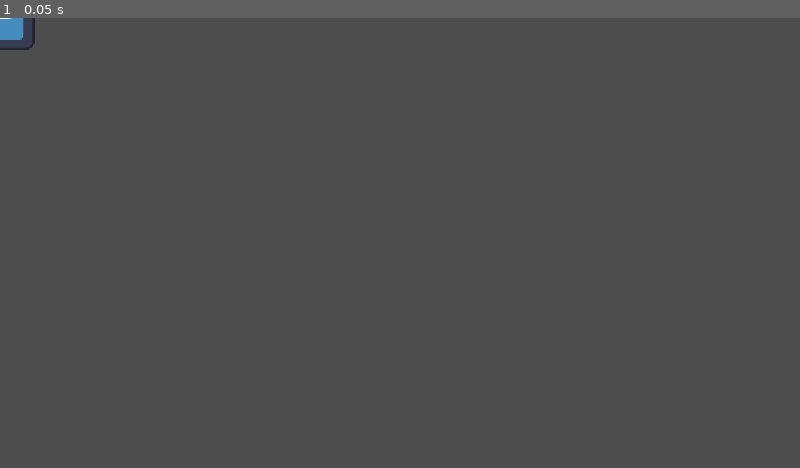
Above: before the commit, frame 1.
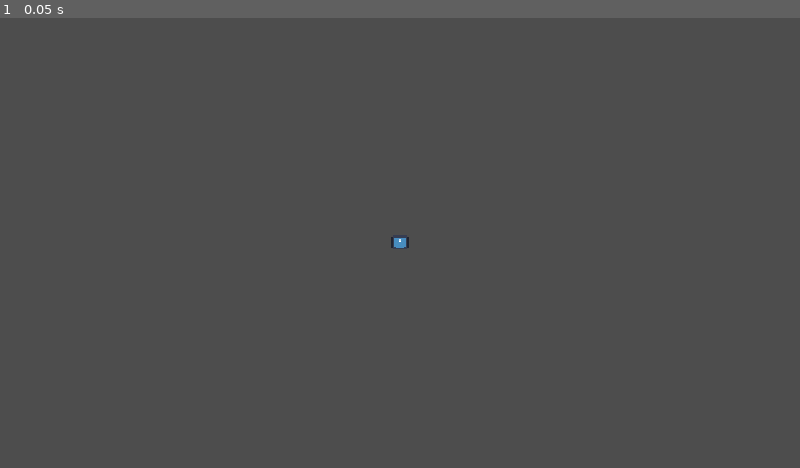
Above: after the commit, the same moment.

Repository: KLADAGA/Hack_Haven_Shooter
Game: Godot game, scene res://node_2d.tscn
Two runs of this game, one before a commit and one after it. Both use one fixed random seed, a clock stepped at 60 frames per second and the inputs below. The engine's default icon, where the game draws it, is replaced by a stand-in: a white triangle on a blue panel in a dark square.
Inputs:
- Up to frame 1 (0.05 s): no input

The runs differ from the first frame. In frame 1, 0.2% of the frame differs, in the area x 0-52%, y 0-52%.

Commit message:
New git commit
My one of the last commits

Diff:
--- a/bullet.tscn
+++ b/bullet.tscn
@@ -1,6 +1,6 @@
 [gd_scene format=3 uid="uid://bj7w1xlqgp5xx"]
 
-[sub_resource type="GDScript" id="GDScript_q0kka"]
+[sub_resource type="GDScript" id="GDScript_80nbo"]
 script/source = "extends CharacterBody2D
 
 
@@ -9,23 +9,14 @@
 
 
 func _physics_process(delta: float) -> void:
-
-	# Get the input direction and handle the movement/deceleration.
-	# As good practice, you should replace UI actions with custom gameplay actions.
-	var direction := Input.get_axis(\"ui_left\", \"ui_right\")
-	if direction:
-		velocity.x = direction * SPEED
-	else:
-		velocity.x = move_toward(velocity.x, 0, SPEED)
-
 	move_and_slide()
 "
 
 [sub_resource type="RectangleShape2D" id="RectangleShape2D_sm3ly"]
 size = Vector2(8, 8)
 
-[node name="Bullet" type="CharacterBody2D" unique_id=595898594]
-script = SubResource("GDScript_q0kka")
+[node name="Bullet" type="CharacterBody2D" unique_id=716853511]
+script = SubResource("GDScript_80nbo")
 
 [node name="ColorRect" type="ColorRect" parent="." unique_id=1280123515]
 offset_left = -4.0
--- /dev/null
+++ b/game.tscn
@@ -0,0 +1,99 @@
+[gd_scene format=3 uid="uid://b5pqhet3ob3h1"]
+
+[ext_resource type="PackedScene" uid="uid://c0pq0balvxiws" path="res://node_2d.tscn" id="1_e2o6t"]
+
+[sub_resource type="PhysicsMaterial" id="PhysicsMaterial_sm3ly"]
+rough = true
+bounce = 0.62
+
+[sub_resource type="GDScript" id="GDScript_mwb40"]
+script/source = "extends StaticBody2D
+
+
+# Called when the node enters the scene tree for the first time.
+func _ready() -> void:
+	var player=get_node(\"Player\")  # Replace with function body.
+# Called every frame. 'delta' is the elapsed time since the previous frame.
+func _process(delta: float) -> void:
+
+
+	pass
+"
+
+[sub_resource type="GDScript" id="GDScript_feb5d"]
+script/source = "extends CharacterBody2D
+
+const SPEED = 10.0
+
+var health = 100
+
+func _physics_process(delta: float) -> void:
+	if Input.is_action_pressed(\"left\"):
+		move_local_x(-SPEED)
+	if Input.is_action_pressed(\"right\"):
+		move_local_x(SPEED)
+	if Input.is_action_pressed(\"down\"):
+		move_local_y(SPEED)
+	if Input.is_action_pressed(\"up\"):
+		move_local_y(-SPEED)
+
+	move_and_collide(velocity*delta)
+	if Input.is_action_pressed(\"click\"):
+		var shoot_dir=Vector2.ZERO
+		shoot_dir=get_global_mouse_position()-global_position
+		var bullet = preload(\"res://bullet.tscn\")
+		var newbullet = bullet.instantiate()
+		newbullet.global_position = global_position+shoot_dir.normalized()*50
+		newbullet.velocity=shoot_dir.normalized()*1000
+		get_parent().add_child(newbullet)
+func _on_player_entered_body(_body):
+		hide()
+		health-=1
+	#
+	##if velocity.length()!=0:
+		##velocity=velocity.normalized()*SPEED
+		##$AnimatedSprite2D.play()
+	##else:
+		##$AnimatedSprite2D.stop()
+	##
+	#
+	#move_and_slide()
+
+
+"
+
+[sub_resource type="WorldBoundaryShape2D" id="WorldBoundaryShape2D_q0kka"]
+normal = Vector2(0.99997324, -0.0073124184)
+distance = -574.0817
+
+[sub_resource type="WorldBoundaryShape2D" id="WorldBoundaryShape2D_u2jrr"]
+normal = Vector2(-0.99995565, 0.009415778)
+distance = -581.01953
+
+[sub_resource type="WorldBoundaryShape2D" id="WorldBoundaryShape2D_v20f0"]
+normal = Vector2(0.007967874, 0.9999683)
+distance = -322.18497
+
+[sub_resource type="WorldBoundaryShape2D" id="WorldBoundaryShape2D_3mbc6"]
+distance = -324.0
+
+[node name="Game" type="StaticBody2D" unique_id=872249596]
+disable_mode = 1
+physics_material_override = SubResource("PhysicsMaterial_sm3ly")
+script = SubResource("GDScript_mwb40")
+
+[node name="Player" parent="." unique_id=1998508338 instance=ExtResource("1_e2o6t")]
+script = SubResource("GDScript_feb5d")
+
+[node name="East" type="CollisionShape2D" parent="." unique_id=611062255]
+position = Vector2(0, 1)
+shape = SubResource("WorldBoundaryShape2D_q0kka")
+
+[node name="West" type="CollisionShape2D" parent="." unique_id=1181702021]
+shape = SubResource("WorldBoundaryShape2D_u2jrr")
+
+[node name="North" type="CollisionShape2D" parent="." unique_id=759299821]
+shape = SubResource("WorldBoundaryShape2D_v20f0")
+
+[node name="South" type="CollisionShape2D" parent="." unique_id=2085695473]
+shape = SubResource("WorldBoundaryShape2D_3mbc6")
--- a/node_2d.tscn
+++ b/node_2d.tscn
@@ -8,22 +8,19 @@
 @export var bullet_scene:PackedScene
 
 const SPEED = 10.0
-const JUMP_VELOCITY = -400.0
 
 var health = 100
 
 func _physics_process(delta: float) -> void:
 	if Input.is_action_pressed(\"left\"):
-		position.x -= SPEED
+		move_local_x(-SPEED)
 	if Input.is_action_pressed(\"right\"):
-		position.x += SPEED
+		move_local_x(SPEED)
 	if Input.is_action_pressed(\"down\"):
-		position.y += SPEED
+		move_local_y(SPEED)
 	if Input.is_action_pressed(\"up\"):
-		position.y -= SPEED
-
-	if Input.is_action_pressed(\"click\"):
-		var bullet=bullet_scene.instantiate()
+		move_local_y(-SPEED)
+	move_and_collide(velocity*delta)
 #func _on_player_entered_body(_body):
 	#hide()
 	#hit.emit()
@@ -36,19 +33,25 @@
 	##
 	#
 	#move_and_slide()
+
+
 "
 
 [sub_resource type="RectangleShape2D" id="RectangleShape2D_sm3ly"]
-size = Vector2(99, 91)
+size = Vector2(24, 22)
 
-[node name="Player" type="CharacterBody2D" unique_id=981198647]
+[node name="Player" type="CharacterBody2D" unique_id=1466786036]
+motion_mode = 1
+safe_margin = 0.001
 script = SubResource("GDScript_q0kka")
 
 [node name="Icon" type="Sprite2D" parent="." unique_id=1847796494]
-position = Vector2(1.9073486e-06, 0)
-scale = Vector2(0.7734375, 0.7109375)
+position = Vector2(3.8146973e-06, -0.9999943)
+scale = Vector2(0.1796875, 0.16796874)
 texture = ExtResource("1_wtcfe")
 
 [node name="CollisionShape2D" type="CollisionShape2D" parent="." unique_id=1523301531]
-position = Vector2(-0.5, 0.5)
+position = Vector2(0, -1)
 shape = SubResource("RectangleShape2D_sm3ly")
+
+[node name="Camera2D" type="Camera2D" parent="." unique_id=2047691503]
--- a/project.godot
+++ b/project.godot
@@ -44,7 +44,7 @@
 }
 click={
 "deadzone": 0.2,
-"events": [Object(InputEventMouseButton,"resource_local_to_s …(202 unchanged characters)… ctor2(0, 0),"factor":1.0,"button_index":2,"canceled":false,"pressed":false,"double_click":false,"script":null)
+"events": [Object(InputEventMouseButton,"resource_local_to_s …(202 unchanged characters)… ctor2(0, 0),"factor":1.0,"button_index":1,"canceled":false,"pressed":false,"double_click":false,"script":null)
 ]
 }
 
